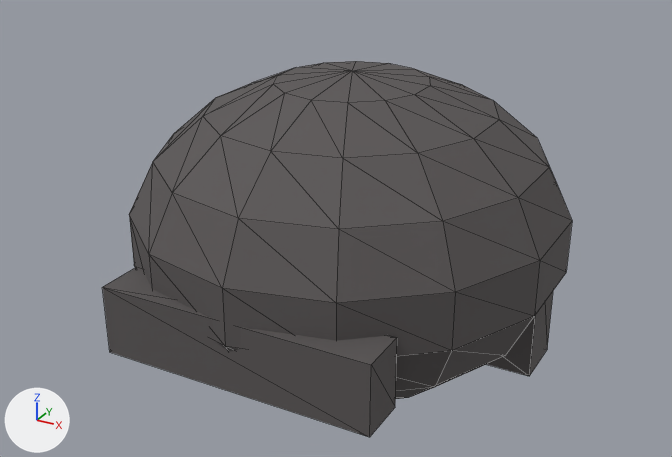
What one commit did to the glTF model public/assets/models/characters/wardrobe/hair-short-black.glb.
Both versions are drawn from a 50 mm camera at (0.302, -0.569, 0.475) aimed at (-0.013, 0.004, 0.188). The lights are fixed; the arrows at lower left show +X, +Y and +Z. The first picture is the older version. Mesh edges are drawn as thin lines. Vertices at exactly the same position are counted once.

The first picture shows 'hair_back', 'hair_cap', 'hair_fringe'.
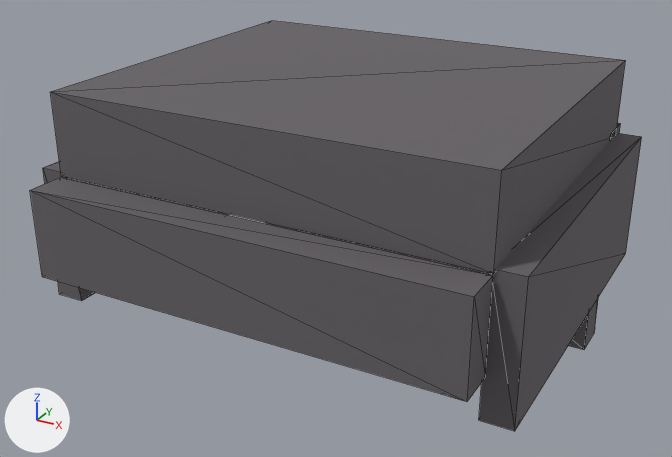
Boxes (x1, y1, x2, y2) around the edits, measured in the pictures (672 x 457 px):
'hair_cap', deleted: before (129, 61, 572, 399)
'hair_top', added: after (50, 21, 625, 274)
'hair_fringe', moved, rescaled (57% wider, 32% taller): before (102, 267, 397, 437); after (30, 177, 493, 401)
'hair_side_1', added: after (479, 133, 642, 431)
'hair_back', moved, rescaled: before (486, 292, 553, 376); after (266, 123, 621, 350)
'hair_side_-1', added: after (43, 161, 228, 301)

Patch to the scene script:
```diff
--- a/public/assets/models/characters/wardrobe/hair-short-black.glb.py
+++ b/public/assets/models/characters/wardrobe/hair-short-black.glb.py
@@ me_hair_fringe @@
 # used by ob_hair_fringe; location = (0.0, 0.0, 0.0)
-me_hair_fringe.from_pydata(...)  # 8 vertices, 12 faces; spans x -0.1..0.1, y -0.16..-0.125, z 0.14..0.19
+me_hair_fringe.from_pydata(...)  # 8 vertices, 12 faces; spans x -0.158..0.158, y -0.157..-0.129, z 0.183..0.248
+# me_hair_fringe part 1: the whole mesh is scaled about its middle by (1.58, 0.8, 1.3), then moved by (0.0, -0.001, 0.05)
 me_hair_fringe.materials.append(mat_charmat)
@@ me_hair_back @@
 # used by ob_hair_back; location = (0.0, 0.0, 0.0)
-me_hair_back.from_pydata(...)  # 8 vertices, 12 faces; spans x -0.12..0.12, y 0.105..0.155, z 0.04..0.16
+me_hair_back.from_pydata(...)  # 8 vertices, 12 faces; spans x -0.158..0.158, y 0.128..0.16, z 0.065..0.255
+# me_hair_back part 2: the whole mesh is scaled about its middle by (1.32, 0.64, 1.58), then moved by (0.0, 0.014, 0.06)
 me_hair_back.materials.append(mat_charmat)
@@ me_hair_side_1 @@
+me_hair_side_1.from_pydata(...)  # a box spanning x 0.155..0.177, y -0.126..0.15, z 0.15..0.25
+me_hair_side_1.materials.append(mat_charmat)
@@ me_hair_side__1 @@
+me_hair_side__1.from_pydata(...)  # a box spanning x -0.177..-0.155, y -0.126..0.15, z 0.15..0.25
+me_hair_side__1.materials.append(mat_charmat)
@@ me_hair_top @@
+me_hair_top.from_pydata(...)  # a box spanning x -0.158..0.158, y -0.128..0.148, z 0.248..0.308
+me_hair_top.materials.append(mat_charmat)
@@ ob_hair_cap @@
-ob_hair_cap = bpy.data.objects.new('hair_cap', me_hair_cap)
-ob_hair_cap.location = (0.0, 0.0, 0.0)
@@ ob_hair_side_1 @@
+ob_hair_side_1 = bpy.data.objects.new('hair_side_1', me_hair_side_1)
+ob_hair_side_1.location = (0.0, 0.0, 0.0)
@@ ob_hair_side__1 @@
+ob_hair_side__1 = bpy.data.objects.new('hair_side_-1', me_hair_side__1)
+ob_hair_side__1.location = (0.0, 0.0, 0.0)
@@ ob_hair_top @@
+ob_hair_top = bpy.data.objects.new('hair_top', me_hair_top)
+ob_hair_top.location = (0.0, 0.0, 0.0)
```
